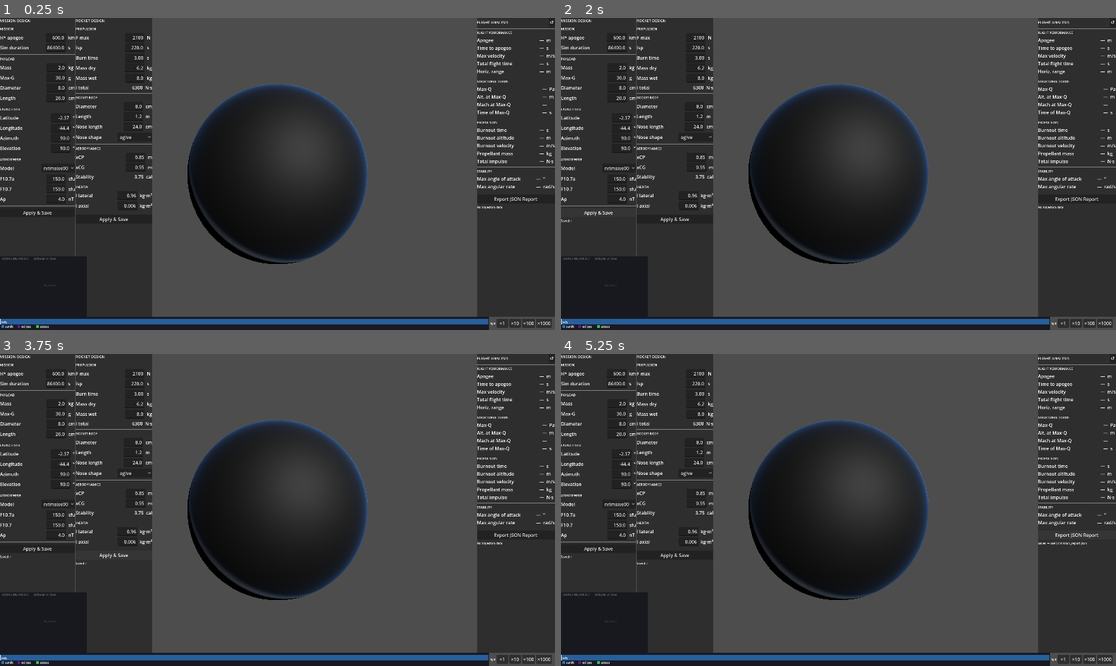
Above: before the commit, frames 1-4 (two rows, left to right).
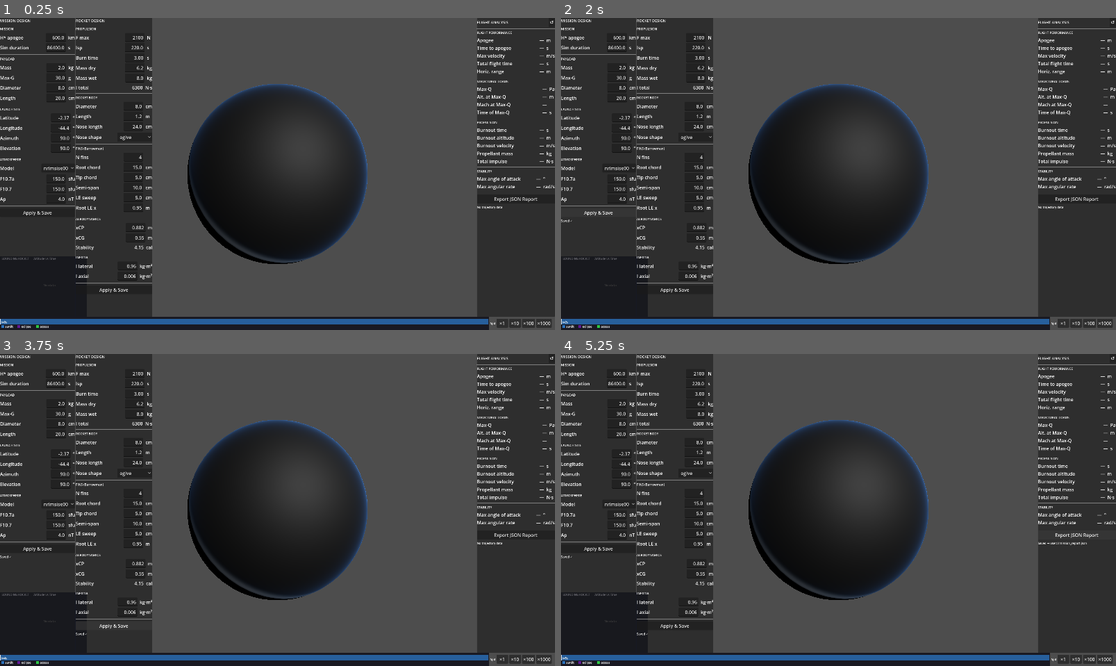
Above: after the commit, the same moments.

Repository: MrVeGGi3/vsl
Game: Godot game, scene res://scenes/main.tscn
Two runs of this game, one before a commit and one after it. Both use one fixed random seed, a clock stepped at 60 frames per second and the inputs below.
Inputs:
- Up to frame 1 (0.25 s): no input
- Up to frame 2 (2 s): click "nrlmsise00" at 0.5 s; click "Apply & Save" at 1.25 s
- Up to frame 3 (3.75 s): click "ogive" at 2 s; click "Apply & Save" at 2.75 s; click "Apply & Save" at 3.5 s
- Up to frame 4 (5.25 s): click "↺" at 4.25 s; click "Export JSON Report" at 5 s

The runs differ from the first frame. In frame 1, 0.7% of the frame differs, in the area x 13-28%, y 41-88%; in frame 2, 0.7%; in frame 3, 0.7%, in the area x 13-28%, y 41-91%; in frame 4, 0.7%.

Commit message:
feat(pipeline-a): add Barrowman fin section to Rocket Design panel
Adds FINS input group (N, root/tip chord, semi-span, LE sweep, root LE x)
and live Barrowman 1966 XCP calculation; fin geometry persists to JSON.
JSON indentation normalised to tabs with trailing newline.

Co-Authored-By: Claude Sonnet 4.6 <noreply@anthropic.com>

Diff:
--- a/godot/project/mission_params.json
+++ b/godot/project/mission_params.json
@@ -2,137 +2,137 @@
   "_description": "VSL Pipeline A — Sounding Rocket Mission Parameters",
   "_vsl_schema": "1.0",
   "atmosphere": {
-    "ap_nt": 4.0,
-    "f107_sfu": 150.0,
-    "f107a_sfu": 150.0,
-    "model": "nrlmsise00"
+	"ap_nt": 4.0,
+	"f107_sfu": 150.0,
+	"f107a_sfu": 150.0,
+	"model": "nrlmsise00"
   },
   "ground_station": {
-    "lat_deg": -15.78,
-    "lon_deg": -47.93,
-    "min_elev_deg": 5.0
+	"lat_deg": -15.78,
+	"lon_deg": -47.93,
+	"min_elev_deg": 5.0
   },
   "launch_site": {
-    "alt_m": 6.0,
-    "azimuth_deg": 90.0,
-    "elevation_deg": 90.0,
-    "lat_deg": -2.37,
-    "lon_deg": -44.4,
-    "preset": "alcantara"
+	"alt_m": 6.0,
+	"azimuth_deg": 90.0,
+	"elevation_deg": 90.0,
+	"lat_deg": -2.37,
+	"lon_deg": -44.4,
+	"preset": "alcantara"
   },
   "orbital": {
-    "analysis_duration_s": 86400.0,
-    "orbit_step_s": 10.0,
-    "target_alt_km": 600.0,
-    "tle_line1": "1 25544U 98067A   24001.50000000  .00006000  00000-0  10000-3 0  9992",
-    "tle_line2": "2 25544  51.6416 247.4627 0006703 130.5360 325.0288 15.49507896 12343"
+	"analysis_duration_s": 86400.0,
+	"orbit_step_s": 10.0,
+	"target_alt_km": 600.0,
+	"tle_line1": "1 25544U 98067A   24001.50000000  .00006000  00000-0  10000-3 0  9992",
+	"tle_line2": "2 25544  51.6416 247.4627 0006703 130.5360 325.0288 15.49507896 12343"
   },
   "payload": {
-    "diameter_m": 0.08,
-    "length_m": 0.2,
-    "mass_kg": 2.0,
-    "max_g": 30.0,
-    "temp_max_c": 85.0,
-    "temp_min_c": -40.0
+	"diameter_m": 0.08,
+	"length_m": 0.2,
+	"mass_kg": 2.0,
+	"max_g": 30.0,
+	"temp_max_c": 85.0,
+	"temp_min_c": -40.0
   },
   "propulsion": {
-    "isp_s": 220.0,
-    "mass_dry_kg": 6.2,
-    "mass_wet_kg": 8.0,
-    "thrust_curve": {
-      "mass_flows_kgs": [
-        0.0,
-        0.973365476024386,
-        0.973365476024386,
-        0.0
-      ],
-      "thrusts_n": [
-        0.0,
-        2100.0,
-        2100.0,
-        0.0
-      ],
-      "times_s": [
-        0.0,
-        0.1,
-        3.0,
-        3.05
-      ]
-    }
+	"isp_s": 220.0,
+	"mass_dry_kg": 6.2,
+	"mass_wet_kg": 8.0,
+	"thrust_curve": {
+	  "mass_flows_kgs": [
+		0.0,
+		0.973365476024386,
+		0.973365476024386,
+		0.0
+	  ],
+	  "thrusts_n": [
+		0.0,
+		2100.0,
+		2100.0,
+		0.0
+	  ],
+	  "times_s": [
+		0.0,
+		0.1,
+		3.0,
+		3.05
+	  ]
+	}
   },
   "rocket": {
-    "aero": {
-      "s_ref_m2": 0.00502654824574367,
-      "xcg_m": 0.55,
-      "xcp_m": 0.85
-    },
-    "aero_table": {
-      "aoa_grid_rad": [
-        0.0,
-        0.0873,
-        0.1745
-      ],
-      "cd_table": [
-        0.7,
-        0.7,
-        0.7,
-        0.55,
-        0.58,
-        0.65,
-        0.45,
-        0.48,
-        0.55
-      ],
-      "cn_table": [
-        0.0,
-        0.2,
-        0.4,
-        0.0,
-        0.22,
-        0.44,
-        0.0,
-        0.18,
-        0.36
-      ],
-      "mach_grid": [
-        0.0,
-        0.5,
-        1.5
-      ]
-    },
-    "body_diameter_m": 0.08,
-    "body_length_m": 1.2,
-    "inertia_axial_kgm2": 0.006,
-    "inertia_lateral_kgm2": 0.96,
-    "nose_length_m": 0.24,
-    "nose_shape": "ogive",
-    "xcg_m": 0.55,
-    "xcp_m": 0.85
+	"aero": {
+	  "s_ref_m2": 0.00502654824574367,
+	  "xcg_m": 0.55,
+	  "xcp_m": 0.85
+	},
+	"aero_table": {
+	  "aoa_grid_rad": [
+		0.0,
+		0.0873,
+		0.1745
+	  ],
+	  "cd_table": [
+		0.7,
+		0.7,
+		0.7,
+		0.55,
+		0.58,
+		0.65,
+		0.45,
+		0.48,
+		0.55
+	  ],
+	  "cn_table": [
+		0.0,
+		0.2,
+		0.4,
+		0.0,
+		0.22,
+		0.44,
+		0.0,
+		0.18,
+		0.36
+	  ],
+	  "mach_grid": [
+		0.0,
+		0.5,
+		1.5
+	  ]
+	},
+	"body_diameter_m": 0.08,
+	"body_length_m": 1.2,
+	"inertia_axial_kgm2": 0.006,
+	"inertia_lateral_kgm2": 0.96,
+	"nose_length_m": 0.24,
+	"nose_shape": "ogive",
+	"xcg_m": 0.55,
+	"xcp_m": 0.85
   },
   "simulation": {
-    "initial_state": {
-      "angular_rate_rad_s": [
-        0.0,
-        0.0,
-        0.0
-      ],
-      "position_enu_m": [
-        0.0,
-        0.0,
-        0.0
-      ],
-      "quaternion_body2enu": [
-        1.0,
-        0.0,
-        0.0,
-        0.0
-      ],
-      "velocity_enu_mps": [
-        0.0,
-        0.0,
-        0.0
-      ]
-    },
-    "t_end_s": 120.0
+	"initial_state": {
+	  "angular_rate_rad_s": [
+		0.0,
+		0.0,
+		0.0
+	  ],
+	  "position_enu_m": [
+		0.0,
+		0.0,
+		0.0
+	  ],
+	  "quaternion_body2enu": [
+		1.0,
+		0.0,
+		0.0,
+		0.0
+	  ],
+	  "velocity_enu_mps": [
+		0.0,
+		0.0,
+		0.0
+	  ]
+	},
+	"t_end_s": 120.0
   }
 }
--- a/godot/project/scripts/rocket_design_panel.gd
+++ b/godot/project/scripts/rocket_design_panel.gd
@@ -18,6 +18,13 @@
 var _nose_option:     OptionButton
 var _nose_len_field:  LineEdit
 
+var _fin_n_field:     LineEdit
+var _fin_cr_field:    LineEdit
+var _fin_ct_field:    LineEdit
+var _fin_s_field:     LineEdit
+var _fin_sweep_field: LineEdit
+var _fin_xf_field:    LineEdit
+
 var _xcp_field:       LineEdit
 var _xcg_field:       LineEdit
 var _stability_label: Label
@@ -55,6 +62,7 @@
 
 	_build_propulsion_section(inner)
 	_build_body_section(inner)
+	_build_fin_section(inner)
 	_build_aero_section(inner)
 	_build_inertia_section(inner)
 
@@ -112,6 +120,23 @@
 	_nose_option.add_item("conical",   2)
 	_nose_option.focus_mode = Control.FOCUS_NONE
 	hbox.add_child(_nose_option)
+	_diam_field.text_changed.connect(_update_barrowman.unbind(1))
+	_nose_len_field.text_changed.connect(_update_barrowman.unbind(1))
+	_nose_option.item_selected.connect(_update_barrowman.unbind(1))
+	parent.add_child(HSeparator.new())
+
+func _build_fin_section(parent: VBoxContainer) -> void:
+	_section_label(parent, "FINS (Barrowman)")
+	var grid := _new_grid(parent)
+	_fin_n_field     = _field_row(grid, "N fins",    "")
+	_fin_cr_field    = _field_row(grid, "Root chord", "cm")
+	_fin_ct_field    = _field_row(grid, "Tip chord",  "cm")
+	_fin_s_field     = _field_row(grid, "Semi-span",  "cm")
+	_fin_sweep_field = _field_row(grid, "LE sweep",   "cm")
+	_fin_xf_field    = _field_row(grid, "Root LE x",  "m")
+	for f: LineEdit in [_fin_n_field, _fin_cr_field, _fin_ct_field,
+						_fin_s_field, _fin_sweep_field, _fin_xf_field]:
+		f.text_changed.connect(_update_barrowman.unbind(1))
 	parent.add_child(HSeparator.new())
 
 func _build_aero_section(parent: VBoxContainer) -> void:
@@ -169,9 +194,19 @@
 		"conical":   _nose_option.selected = 2
 		_:           _nose_option.selected = 0
 
+	var fins: Dictionary = rkt.get("fins", {})
+	_fin_n_field.text     = str(int(fins.get("n_fins", 4)))
+	_fin_cr_field.text    = "%.1f" % (float(fins.get("root_chord_m", 0.15)) * 100.0)
+	_fin_ct_field.text    = "%.1f" % (float(fins.get("tip_chord_m",  0.05)) * 100.0)
+	_fin_s_field.text     = "%.1f" % (float(fins.get("semi_span_m",  0.10)) * 100.0)
+	_fin_sweep_field.text = "%.1f" % (float(fins.get("le_sweep_m",   0.05)) * 100.0)
+	_fin_xf_field.text    = str(float(fins.get("root_le_from_nose_m", 0.95)))
+
 	var aero: Dictionary = rkt.get("aero", {})
 	_xcp_field.text = str(float(aero.get("xcp_m", 0.85)))
 	_xcg_field.text = str(float(aero.get("xcg_m", 0.55)))
+
+	_update_barrowman()
 	_update_derived_aero()
 
 	_i_lat_field.text = str(float(rkt.get("inertia_lateral_kgm2", 0.96)))
@@ -182,9 +217,55 @@
 	var t_b   := float(_tb_field.text)   if _tb_field.text.is_valid_float()   else 0.0
 	_impulse_label.text = "%.0f" % (f_max * t_b)
 
+func _update_barrowman() -> void:
+	var N := int(_fin_n_field.text) if _fin_n_field.text.is_valid_int() else 0
+	if N <= 0:
+		return
+
+	var Cr := float(_fin_cr_field.text)    / 100.0 if _fin_cr_field.text.is_valid_float()    else 0.0
+	var Ct := float(_fin_ct_field.text)    / 100.0 if _fin_ct_field.text.is_valid_float()    else 0.0
+	var s  := float(_fin_s_field.text)     / 100.0 if _fin_s_field.text.is_valid_float()     else 0.0
+	var sw := float(_fin_sweep_field.text) / 100.0 if _fin_sweep_field.text.is_valid_float() else 0.0
+	var xf := float(_fin_xf_field.text)             if _fin_xf_field.text.is_valid_float()    else 0.0
+
+	var d_cm  := float(_diam_field.text)     if _diam_field.text.is_valid_float()     else 8.0
+	var Ln_cm := float(_nose_len_field.text) if _nose_len_field.text.is_valid_float() else 24.0
+	var d  := d_cm  / 100.0
+	var Ln := Ln_cm / 100.0
+	var r  := d / 2.0
+
+	if Cr <= 0.0 or s <= 0.0 or d <= 0.0 or Ln <= 0.0:
+		return
+
+	# Nose CP (Barrowman 1966 — subsonic, zero AoA)
+	var nose_k: float
+	match _nose_option.selected:
+		1: nose_k = 0.500  # von Kármán
+		2: nose_k = 0.667  # conical
+		_: nose_k = 0.466  # tangent ogive
+	var xCP_nose := nose_k * Ln
+
+	# Fin CNα
+	var cr_ct := Cr + Ct
+	var K     := 1.0 + r / (r + s)
+	var ar    := 2.0 * s / cr_ct
+	var denom := 1.0 + sqrt(1.0 + ar * ar)
+	var CNa_fin := K * 4.0 * float(N) * pow(s / d, 2.0) / denom
+
+	# Fin CP from root LE (Barrowman 1966, Eq. 4.15)
+	var xf_local := sw * (Cr + 2.0 * Ct) / (3.0 * cr_ct) \
+				  + (1.0 / 6.0) * (cr_ct - Cr * Ct / cr_ct)
+	var xCP_fin := xf + xf_local
+
+	# Weighted sum
+	var CNa_nose := 2.0
+	var xCP      := (CNa_nose * xCP_nose + CNa_fin * xCP_fin) / (CNa_nose + CNa_fin)
+
+	_xcp_field.text = "%.3f" % xCP
+
 func _update_derived_aero() -> void:
-	var xcp := float(_xcp_field.text)  if _xcp_field.text.is_valid_float()  else 0.0
-	var xcg := float(_xcg_field.text)  if _xcg_field.text.is_valid_float()  else 0.0
+	var xcp  := float(_xcp_field.text)  if _xcp_field.text.is_valid_float()  else 0.0
+	var xcg  := float(_xcg_field.text)  if _xcg_field.text.is_valid_float()  else 0.0
 	var d_cm := float(_diam_field.text) if _diam_field.text.is_valid_float() else 8.0
 	var d_m  := d_cm / 100.0
 	_stability_label.text = "%.2f" % ((xcp - xcg) / d_m) if d_m > 0.0 else "—"
@@ -218,6 +299,15 @@
 	_params["rocket"]["nose_shape"]           = ["ogive", "vonkarman", "conical"][_nose_option.selected]
 	_params["rocket"]["inertia_lateral_kgm2"] = float(_i_lat_field.text)
 	_params["rocket"]["inertia_axial_kgm2"]   = float(_i_ax_field.text)
+
+	_params["rocket"]["fins"] = {
+		"n_fins":              int(_fin_n_field.text)     if _fin_n_field.text.is_valid_int()       else 0,
+		"root_chord_m":       float(_fin_cr_field.text)    / 100.0 if _fin_cr_field.text.is_valid_float()    else 0.0,
+		"tip_chord_m":        float(_fin_ct_field.text)    / 100.0 if _fin_ct_field.text.is_valid_float()    else 0.0,
+		"semi_span_m":        float(_fin_s_field.text)     / 100.0 if _fin_s_field.text.is_valid_float()     else 0.0,
+		"le_sweep_m":         float(_fin_sweep_field.text) / 100.0 if _fin_sweep_field.text.is_valid_float() else 0.0,
+		"root_le_from_nose_m": float(_fin_xf_field.text)            if _fin_xf_field.text.is_valid_float()   else 0.0,
+	}
 
 	if not _params["rocket"].has("aero"):
 		_params["rocket"]["aero"] = {}
